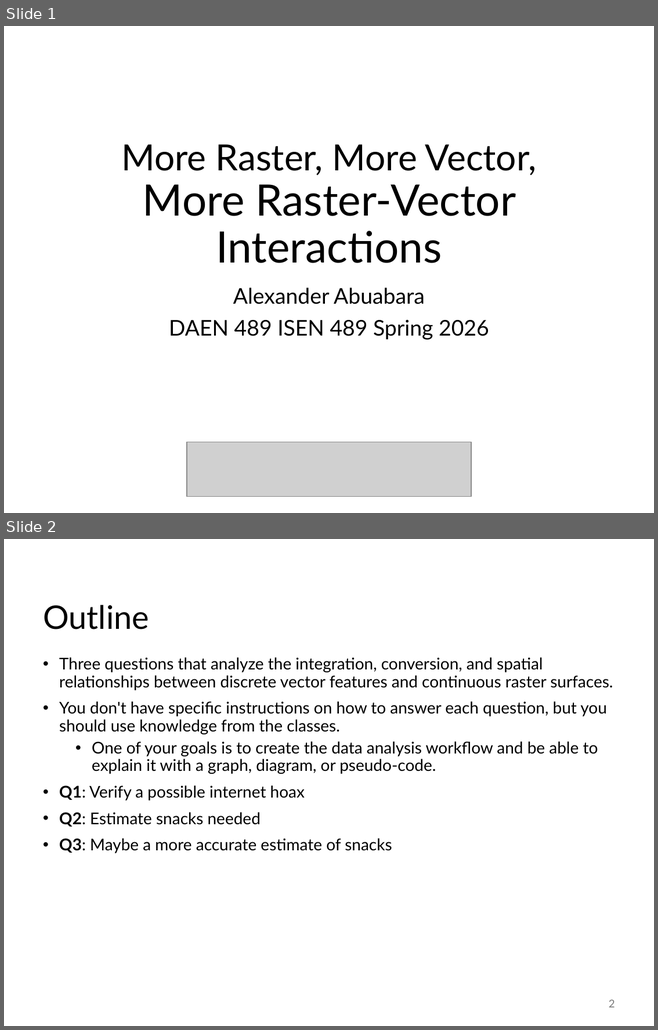
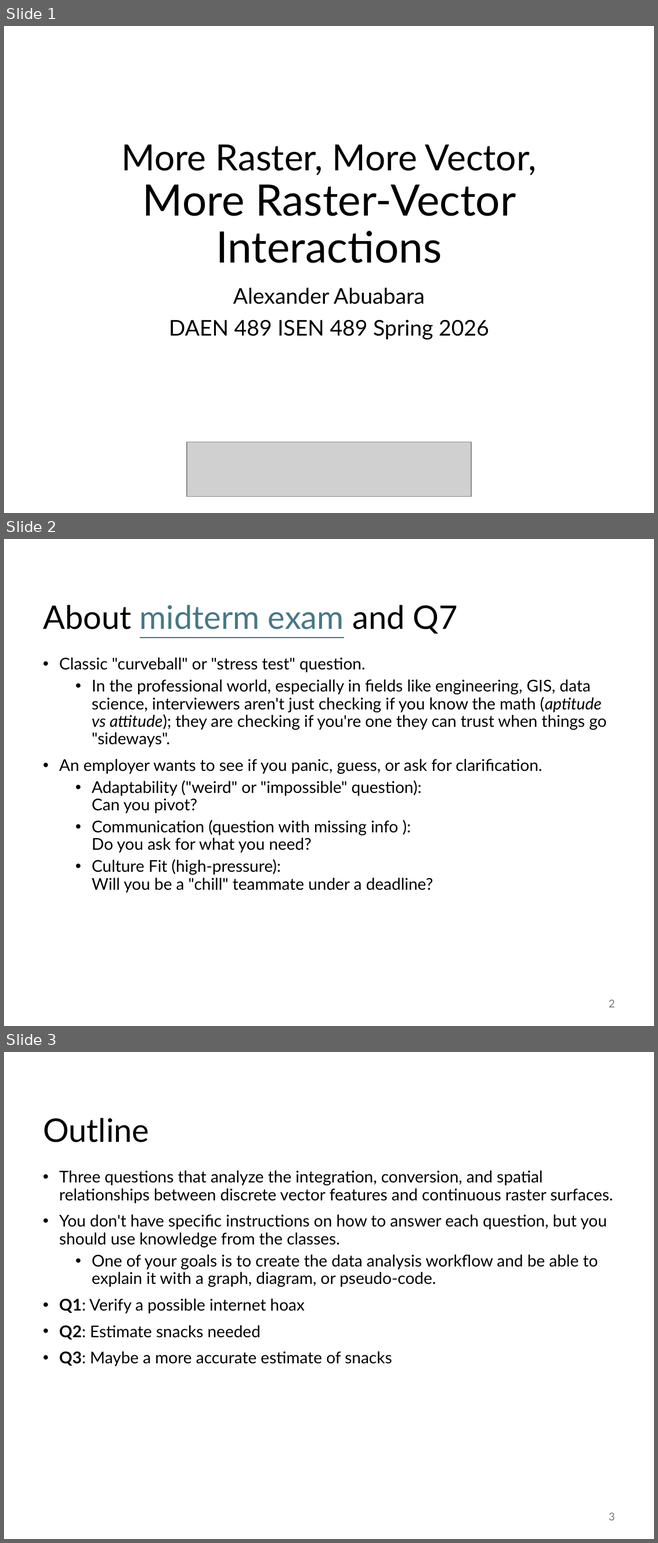
Before and after one commit to abuabara/abuabara.github.io, a slide deck: DAEN489S26/week9_slides.pptx. Shown one above the other, each under a label of ours: slides 1 and 2 before the commit, slides 1, 2 and 3 after it. The pictures are 658x1030 and 658x1543 pixels, drawn with LibreOffice and Linux fonts; fonts in the diff are those of the drawing; grey boxes stand for pictures. Boxes give left, top, right and bottom in pixels: in the first picture for what was removed or moved away, otherwise in the second. Text is boxed around its words. In the diff, an @@ line names an element or a change of style, - is before the commit and + after.

```diff
--- a/DAEN489S26/week9_slides.pptx
+++ b/DAEN489S26/week9_slides.pptx
@@ slide 2 added at [4,539,654,1026], background #FFFFFF @@
@@ title added at [43,605,458,634], 36 pt, text #467886, underline @@
+About midterm exam and Q7
@@ text added at [59,657,606,893], 18 pt, text #000000 @@
+• Classic "curveball" or "stress test" question.
+  • In the professional world, especially in fields like engineering, GIS, data science, interviewers aren't just checking if you know the math (aptitude vs attitude); they are checking if you're one they can trust when things go "sideways".
+• An employer wants to see if you panic, guess, or ask for clarification.
+  • Adaptability ("weird" or "impossible" question):
+    Can you pivot?
+  • Communication (question with missing info ):
+    Do you ask for what you need?
+  • Culture Fit (high-pressure):
+    Will you be a "chill" teammate under a deadline?
@@ page number added at [608,1000,615,1008], 12 pt, text #797979 @@
+2
@@ what was slide 2 is now slide 3 @@
@@ page number at [608,1513,615,1521]: text changed @@
-2
+3
```
Also in this commit, not shown: 10 slides changed, 1 other file.
